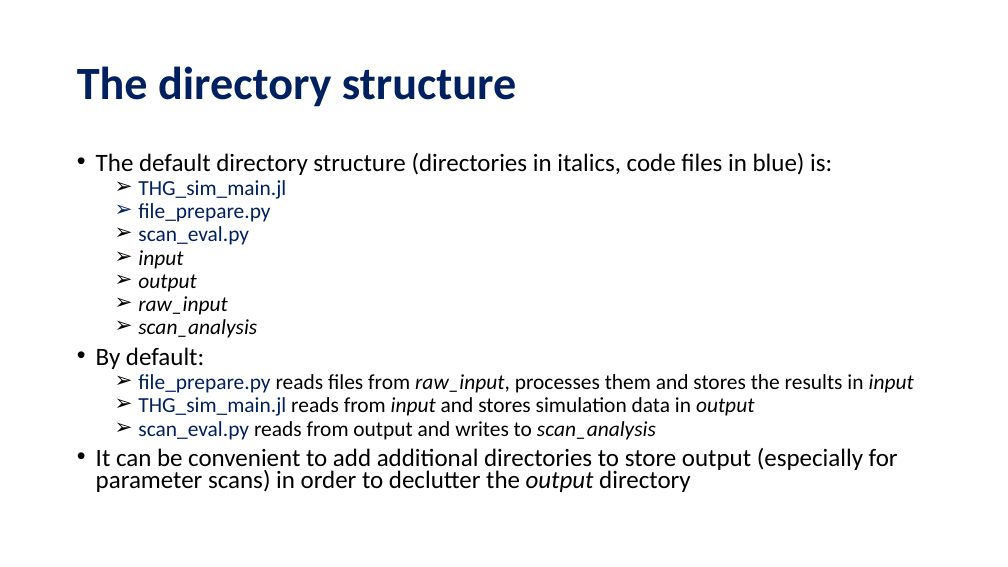
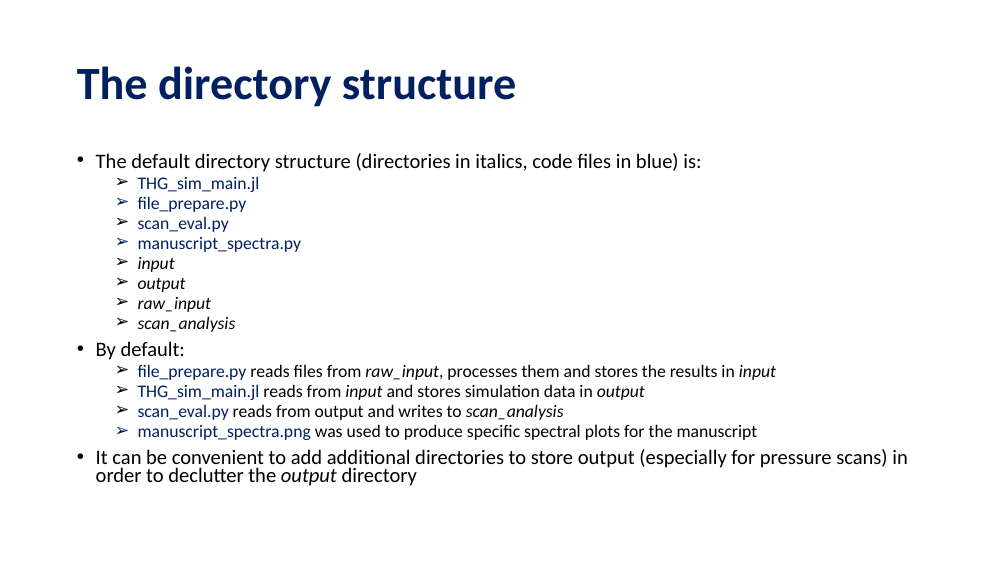
Before and after one commit to david-f-amorim/Simulating-THG-of-few-femtosecond-pulses-in-a-noble-gas-, a slide deck: slide 4 of presentations/DESY - Code Handover.pptx. Drawn at 1008x567 pixels with LibreOffice and Linux fonts; fonts in the diff are those of the drawing. Boxes give left, top, right and bottom in pixels: in the first picture for what was removed or moved away, otherwise in the second. Text is boxed around its words. In the diff, an @@ line names an element or a change of style, - is before the commit and + after.

Commit message:
more re-writes of scan_eval

```diff
--- a/presentations/DESY - Code Handover.pptx
+++ b/presentations/DESY - Code Handover.pptx
@@ text at (96,153,776,420): size 23.8 to 19.6 pt in "The default directory structure (directories in italics, ...", "By default:"; size 20.4 to 16.8 pt in "THG_sim_main.jl", "file_prepare.py", "scan_eval.py", "input" and 6 more places @@
@@ text at (138,237,302,252): paragraph added @@
+  ➢ manuscript_spectra.py
@@ text at (96,424,908,486): text changed; size 23.8 to 19.6 pt @@
-• It can be convenient to add additional directories to store output (especially for parameter scans) in order to declutter the output directory
+  ➢ manuscript_spectra.png was used to produce specific spectral plots for the manuscript
+• It can be convenient to add additional directories to store output (especially for pressure scans) in order to declutter the output directory
```
Also in this commit, not shown: 6 other slides changed, 33 other files.
